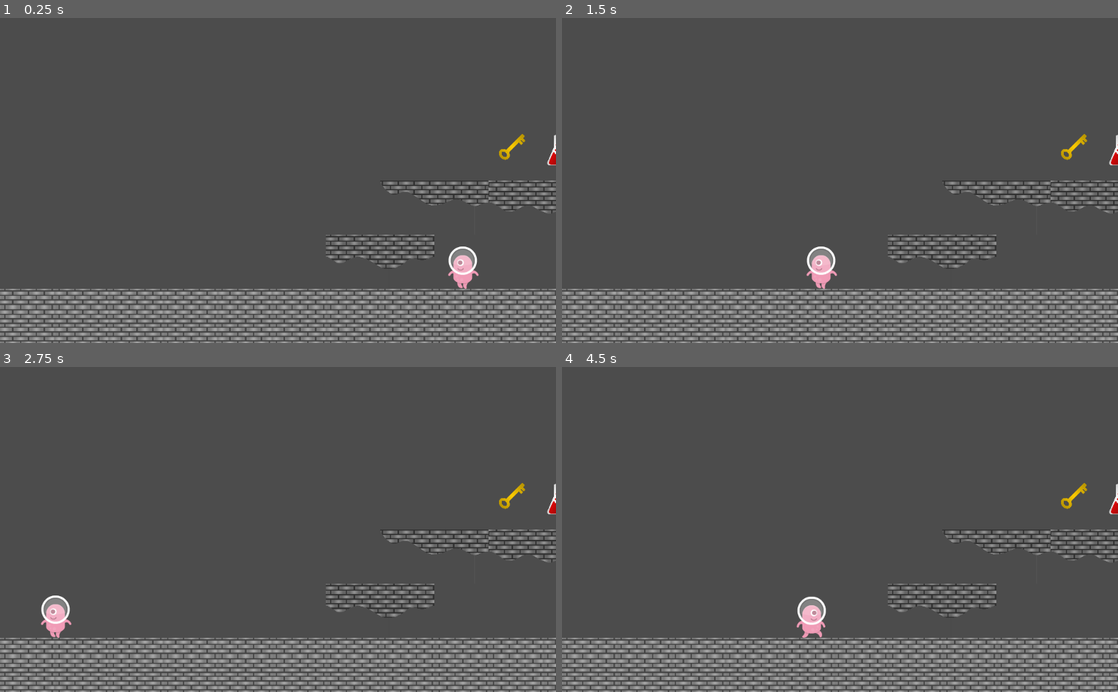
Above: before the commit, frames 1-4 (two rows, left to right).
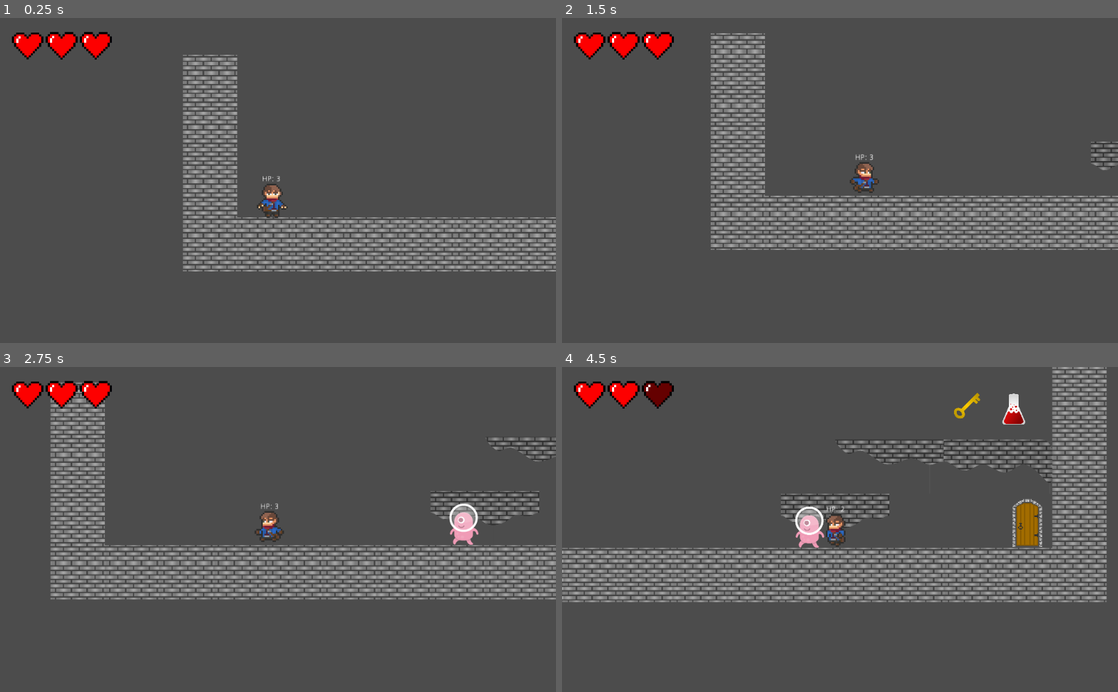
Above: after the commit, the same moments.

Repository: RodrigoSonego/the-beasts-call
Game: Godot game, scene res://scenes/levels/GameManager.tscn
Same seed, same stepped clock (60 frames per second), same inputs: the game is played once before the commit and once after it. Before the commit the project starts from res://scenes/levels/Level-1.tscn.
Inputs:
- Up to frame 1 (0.25 s): no input
- Up to frame 2 (1.5 s): hold Right (move_right) from 0.53 s (still down); tap Z (attack) at 0.6 s; tap Up (jump) at 0.77 s; tap Down (interact_with_door) at 1.35 s
- Up to frame 3 (2.75 s): tap Up (jump) at 1.52 s; release Right (move_right) at 2.03 s; hold Left (move_left) from 2.03 s (still down); tap Z (attack) at 2.1 s
- Up to frame 4 (4.5 s): release Left (move_left) at 2.78 s; hold Right (move_right) 2.78-4.28 s; tap Down (interact_with_door) at 2.85, 4.35 s; tap Up (jump) at 3.02, 3.77 s; tap Z (attack) at 3.6 s; hold Left (move_left) from 4.28 s (still down)

The runs differ from the first frame. In frame 1, 25% of the frame differs, in the area x 0-100%, y 4-100%; in frame 2, 26%; in frame 3, 29%; in frame 4, 32%, in the area x 0-100%, y 0-100%.

Commit message:
feature: fade between scenes

Diff:
--- a/project.godot
+++ b/project.godot
@@ -57,7 +57,7 @@
 [application]
 
 config/name="the-beasts-call"
-run/main_scene="res://scenes/levels/Level-1.tscn"
+run/main_scene="res://scenes/levels/GameManager.tscn"
 config/icon="res://icon.png"
 
 [global]
--- a/scenes/actors/Enemy.tscn
+++ b/scenes/actors/Enemy.tscn
@@ -32,12 +32,16 @@
 
 [node name="enemy" type="KinematicBody2D" groups=["enemy"]]
 position = Vector2( 591, 421 )
+collision_layer = 2
 script = ExtResource( 4 )
+hp = 3
+speed = Vector2( 250, 1000 )
 
 [node name="AnimatedSprite" type="AnimatedSprite" parent="."]
 position = Vector2( 1, -32 )
 frames = SubResource( 10 )
 animation = "andando"
+frame = 1
 playing = true
 __meta__ = {
 "_edit_lock_": true
@@ -58,9 +62,9 @@
 }
 
 [node name="VisibilityEnabler2D" type="VisibilityEnabler2D" parent="."]
-position = Vector2( 207, 28 )
-scale = Vector2( 2, 2.1 )
-rect = Rect2( -80, -10, -45, 30 )
+position = Vector2( 813.262, -37 )
+scale = Vector2( 13.9504, 11.614 )
+rect = Rect2( -80, -10, 45, 30 )
 process_parent = true
 physics_process_parent = true
 
--- a/scenes/actors/Player.tscn
+++ b/scenes/actors/Player.tscn
@@ -300,7 +300,7 @@
 texture = ExtResource( 1 )
 hframes = 13
 vframes = 16
-frame = 1
+frame = 12
 
 [node name="AttackHitbox" type="Area2D" parent="SpritePivot/Sprite"]
 position = Vector2( 9.33333, 5.33334 )
--- a/scenes/levels/GameManager.tscn
+++ b/scenes/levels/GameManager.tscn
@@ -1,13 +1,65 @@
-[gd_scene load_steps=5 format=2]
+[gd_scene load_steps=7 format=2]
 
 [ext_resource path="res://scripts/game_management/GameManager.gd" type="Script" id=1]
 [ext_resource path="res://scenes/actors/Player.tscn" type="PackedScene" id=2]
 [ext_resource path="res://scenes/levels/Level-1.tscn" type="PackedScene" id=3]
 [ext_resource path="res://scenes/ui/GameUI.tscn" type="PackedScene" id=4]
 
+[sub_resource type="Animation" id=1]
+resource_name = "fade_in"
+tracks/0/type = "value"
+tracks/0/path = NodePath("ColorRect:color")
+tracks/0/interp = 1
+tracks/0/loop_wrap = true
+tracks/0/imported = false
+tracks/0/enabled = true
+tracks/0/keys = {
+"times": PoolRealArray( 0, 1 ),
+"transitions": PoolRealArray( 1, 1 ),
+"update": 0,
+"values": [ Color( 0, 0, 0, 0 ), Color( 0, 0, 0, 1 ) ]
+}
+
+[sub_resource type="Animation" id=2]
+resource_name = "fade_out"
+tracks/0/type = "value"
+tracks/0/path = NodePath("ColorRect:color")
+tracks/0/interp = 1
+tracks/0/loop_wrap = true
+tracks/0/imported = false
+tracks/0/enabled = true
+tracks/0/keys = {
+"times": PoolRealArray( 0, 1 ),
+"transitions": PoolRealArray( 1, 1 ),
+"update": 0,
+"values": [ Color( 0, 0, 0, 1 ), Color( 0, 0, 0, 0 ) ]
+}
+
 [node name="GameManager" type="Node"]
 script = ExtResource( 1 )
 levelsFolderPath = "res://scenes/levels/"
+
+[node name="FadeOverlayLayer" type="CanvasLayer" parent="."]
+layer = 10
+
+[node name="ColorRect" type="ColorRect" parent="FadeOverlayLayer"]
+anchor_left = 0.501
+anchor_top = 0.5
+anchor_right = 0.501
+anchor_bottom = 0.5
+margin_left = -515.024
+margin_top = -301.0
+margin_right = 515.976
+margin_bottom = 299.0
+mouse_filter = 2
+color = Color( 0, 0, 0, 0 )
+__meta__ = {
+"_edit_use_anchors_": false
+}
+
+[node name="AnimationPlayer" type="AnimationPlayer" parent="FadeOverlayLayer"]
+anims/fade_in = SubResource( 1 )
+anims/fade_out = SubResource( 2 )
 
 [node name="GameUI" parent="." instance=ExtResource( 4 )]
 
@@ -16,3 +68,5 @@
 hp = 3
 
 [node name="DemoLevel" parent="." instance=ExtResource( 3 )]
+
+[connection signal="animation_finished" from="FadeOverlayLayer/AnimationPlayer" to="." method="_on_Fade_animation_finished"]
--- a/scenes/levels/Level-1.tscn
+++ b/scenes/levels/Level-1.tscn
@@ -17,6 +17,7 @@
 tile_set = ExtResource( 1 )
 cell_size = Vector2( 500, 500 )
 collision_layer = 8
+collision_mask = 3
 format = 1
 tile_data = PoolIntArray( 65547, 8, 0, 196607, 8, 0, 131083, 8, 0, 262143, 8, 0, 196615, 6, 0, 196617, 2, 0, 196619, 8, …(228 unchanged characters)…
 
--- a/scripts/game_management/GameManager.gd
+++ b/scripts/game_management/GameManager.gd
@@ -3,8 +3,12 @@
 
 export (String) var levelsFolderPath
 
+var next_level: Level
+
 onready var current_level := $DemoLevel
 onready var player := $Player
+onready var fadeAnimation := $FadeOverlayLayer/AnimationPlayer
+
 var game_ui: GameUIController
 
 func _ready():
@@ -19,17 +23,26 @@
 func handle_level_changed(current_level_index: int):
 	var next_level_index := current_level_index + 1;
 
-	var next_level = load(levelsFolderPath + "Level" + str(next_level_index) + ".tscn").instance()
-
-	current_level.queue_free()
-	current_level = next_level
-	current_level.connect("level_changed", self, "handle_level_changed")
+	next_level = load(levelsFolderPath + "Level" + str(next_level_index) + ".tscn").instance()
+	next_level.z_index = -10
 	add_child(next_level)
 
-	player.position = current_level.spawn_point.position;
+	fadeAnimation.play("fade_in")
+
+	current_level.connect("level_changed", self, "handle_level_changed")
 
 func _on_player_heal():
 	game_ui.on_player_heal()
 
 func _on_player_damage():
 	game_ui.on_player_damage()
+
+
+func _on_Fade_animation_finished(anim_name):
+	if anim_name == "fade_in":
+		current_level.queue_free()
+		current_level = next_level
+		current_level.z_index = 1
+		next_level = null
+		player.position = current_level.spawn_point.position;
+		fadeAnimation.play("fade_out")
